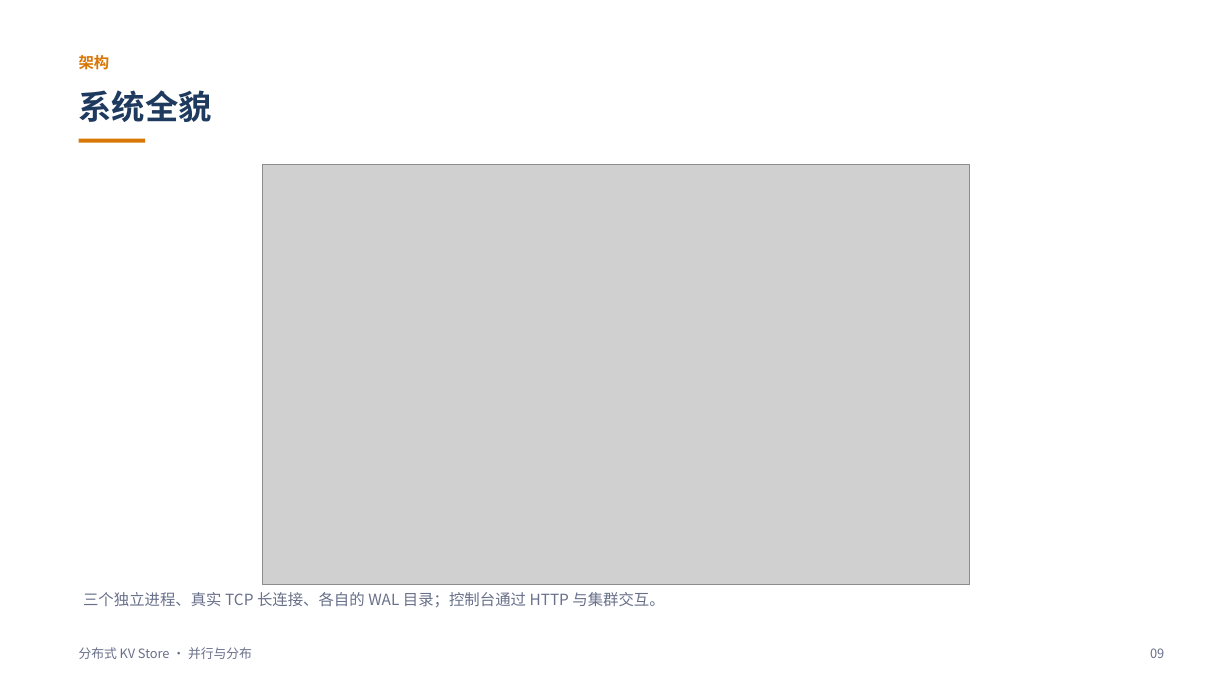
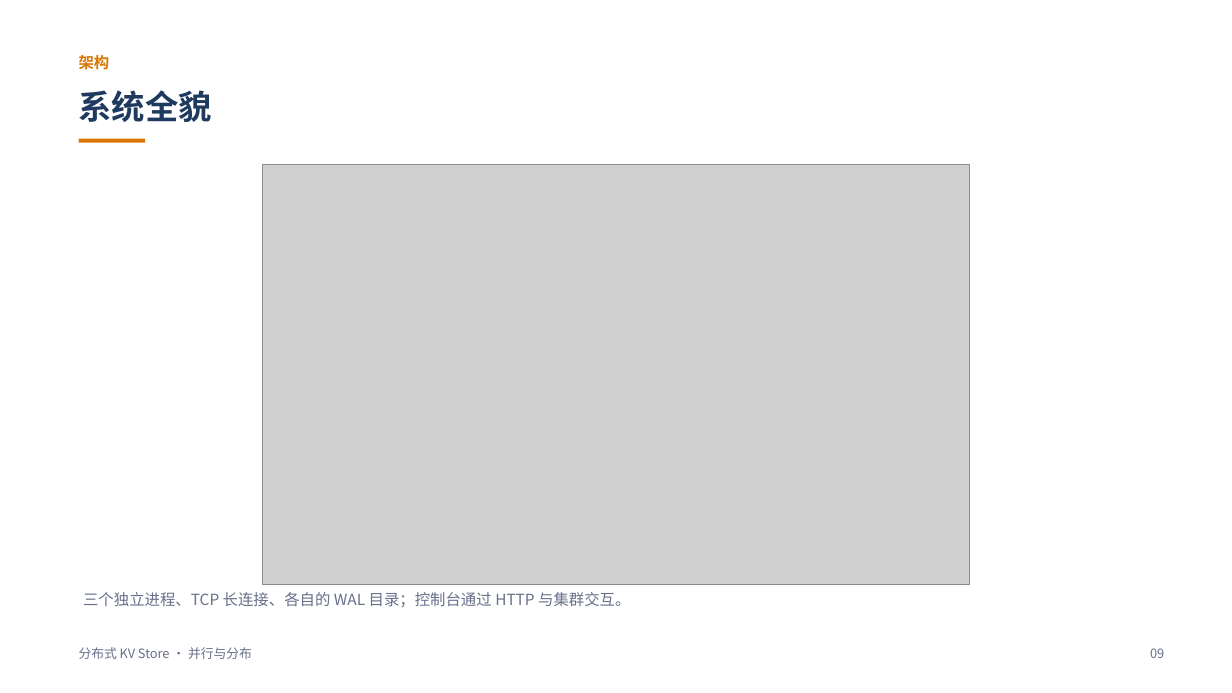
Before and after one commit to L1tiansuo/distributed-kv-store, a slide deck: slide 9 of ppt/分布式KV Store 讲解_v3.pptx. Drawn at 1232x693 pixels with LibreOffice and Linux fonts; fonts in the diff are those of the drawing; grey boxes stand for pictures. Boxes give left, top, right and bottom in pixels: in the first picture for what was removed or moved away, otherwise in the second. Text is boxed around its words. In the diff, an @@ line names an element or a change of style, - is before the commit and + after.

Commit message:
v3 修订：去掉刻意强调真实的表述，重写结论页落点，踩坑表列宽调整

```diff
--- a/ppt/分布式KV Store 讲解_v3.pptx
+++ b/ppt/分布式KV Store 讲解_v3.pptx
@@ text at bbox=[83, 592, 630, 607]: text changed @@
-三个独立进程、真实 TCP 长连接、各自的 WAL 目录；控制台通过 HTTP 与集群交互。
+三个独立进程、TCP 长连接、各自的 WAL 目录；控制台通过 HTTP 与集群交互。
```
Also in this commit, not shown: 4 other slides changed, 1 other file.
